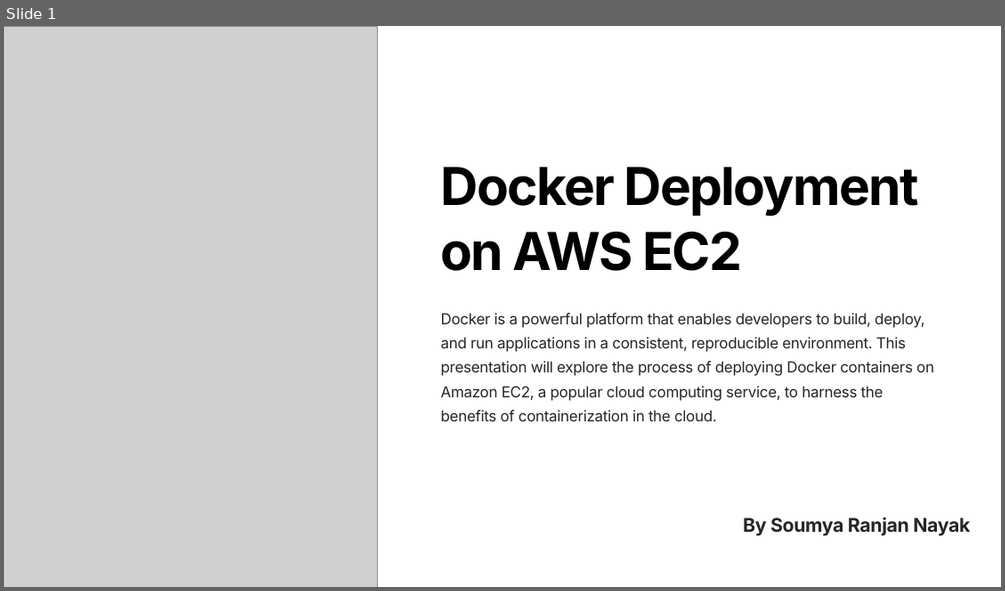
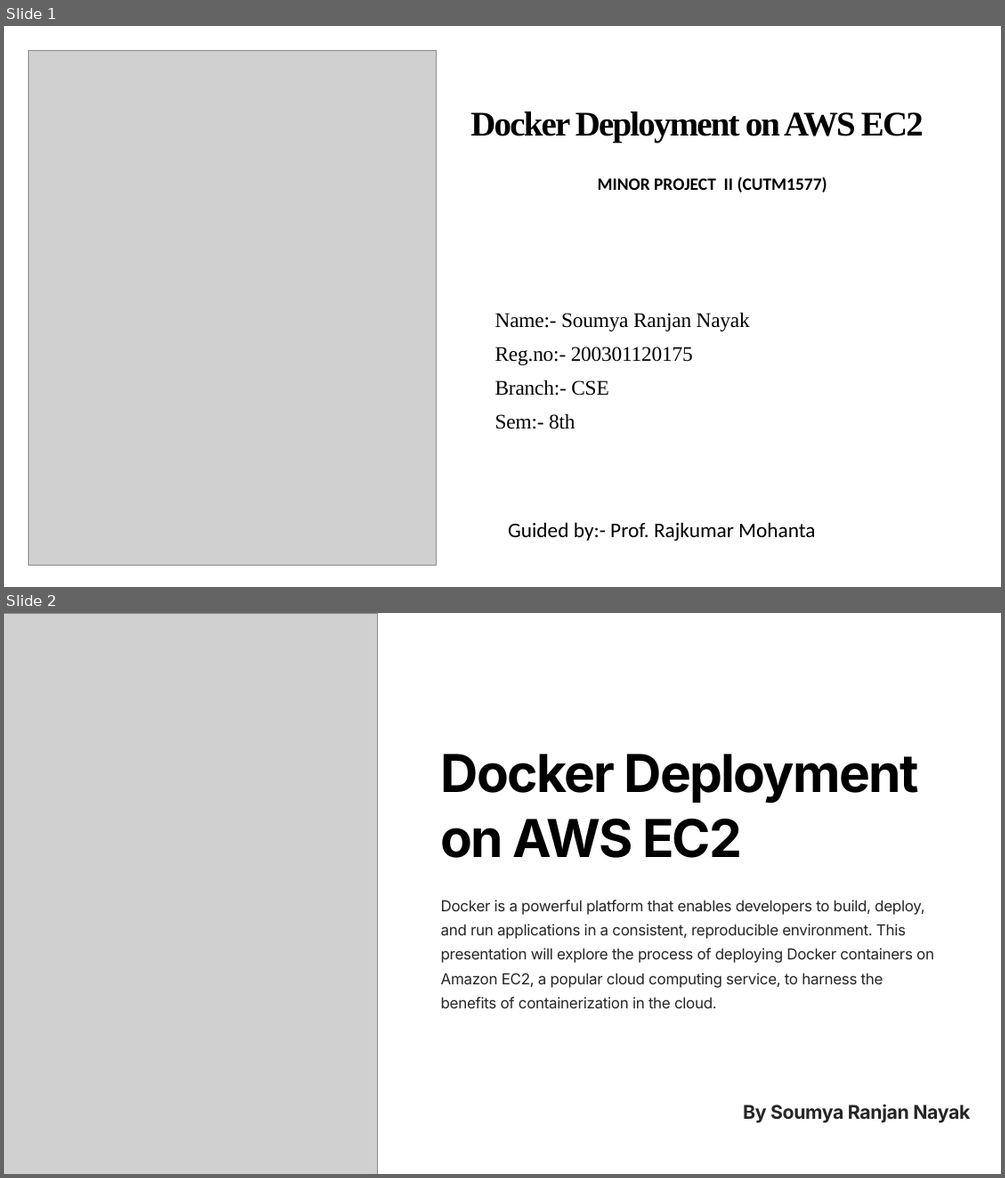
Before and after one commit to soumyaranjan7848/Docker-Deployment-On-AWS-EC2, a slide deck: Docker-Deployment-on-AWS-EC2.pptx. Shown one above the other, each under a label of ours: slide 1 before the commit, slides 1 and 2 after it. The pictures are 1005x591 and 1005x1178 pixels, drawn with LibreOffice and Linux fonts; fonts in the diff are those of the drawing; grey boxes stand for pictures. Boxes give left, top, right and bottom in pixels: in the first picture for what was removed or moved away, otherwise in the second. Text is boxed around its words. In the diff, an @@ line names an element or a change of style, - is before the commit and + after.

```diff
--- a/Docker-Deployment-on-AWS-EC2.pptx
+++ b/Docker-Deployment-on-AWS-EC2.pptx
@@ slide 1 added at (x1=4, y1=26, x2=1001, y2=587), background #FFFFFF @@
@@ picture added at (x1=28, y1=50, x2=436, y2=564) @@
@@ text added at (x1=470, y1=111, x2=923, y2=143), 40 pt, text #000000, bold @@
+Docker Deployment on AWS EC2
@@ text added at (x1=598, y1=176, x2=827, y2=192), 20 pt, text #000000, bold @@
+MINOR PROJECT II (CUTM1577)
@@ text added at (x1=495, y1=312, x2=750, y2=429), 24 pt, text #000000 @@
+Name:- Soumya Ranjan Nayak
+Reg.no:- 200301120175
+Branch:- CSE
+Sem:- 8th
@@ text added at (x1=508, y1=522, x2=815, y2=540), 24 pt, text #000000 @@
+Guided by:- Prof. Rajkumar Mohanta
@@ what was slide 1 is now slide 2 @@
```
